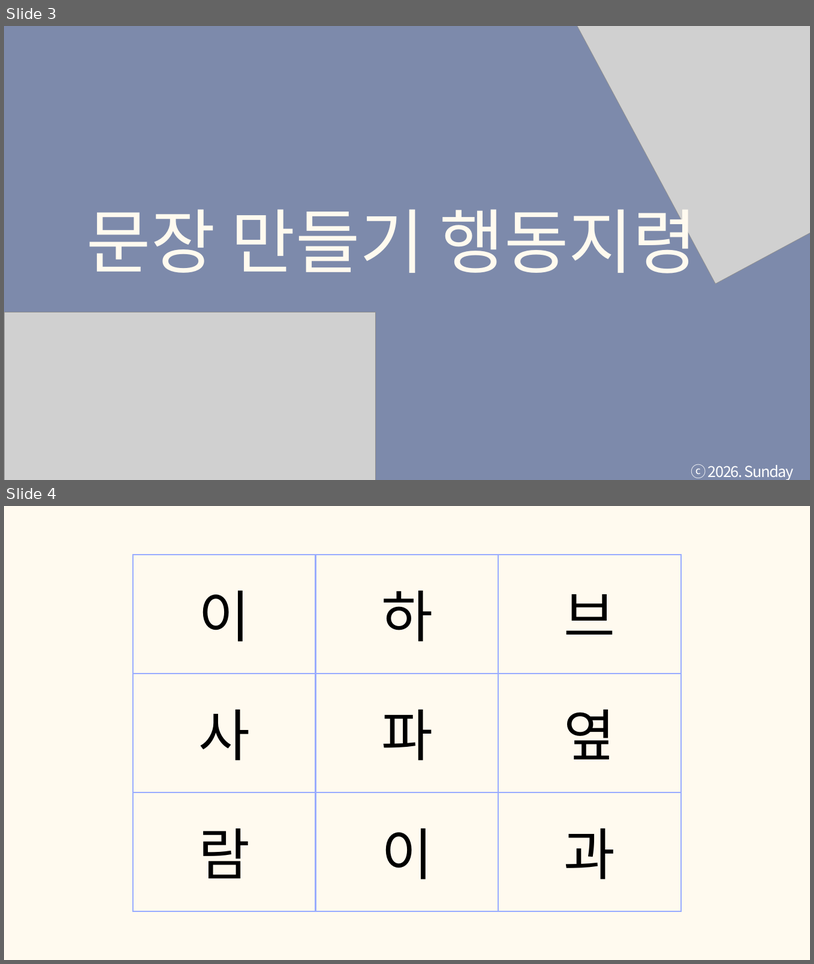
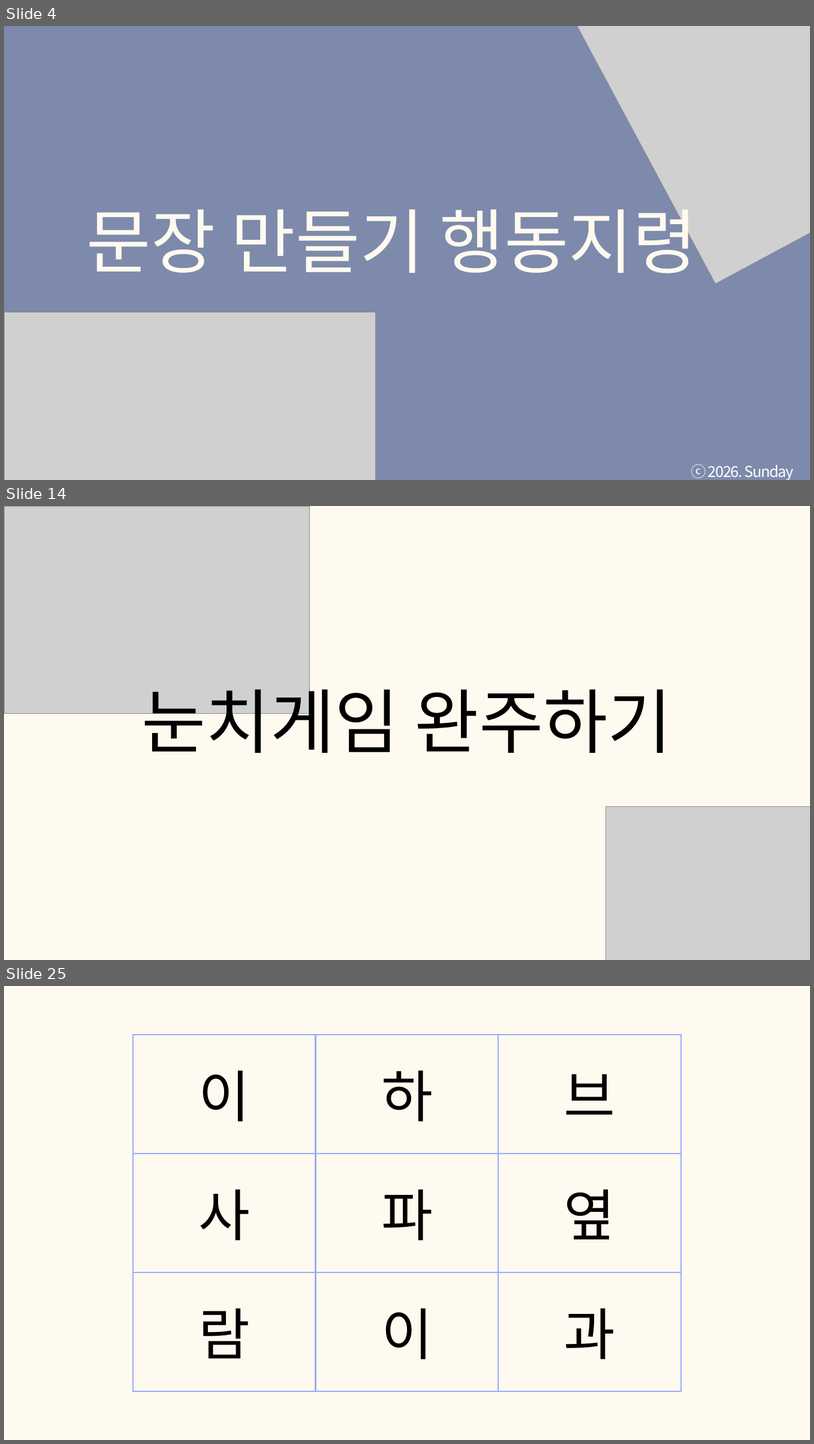
Before and after one commit to tkdgns25300/sunday_play, a slide deck: public/downloads/games/action-command/rules.pptx. Shown one above the other, each under a label of ours: slides 3 and 4 before the commit, slides 4, 14 and 25 after it; the slides between them are not shown. The pictures are 814x964 and 814x1444 pixels, drawn with LibreOffice and Linux fonts; fonts in the diff are those of the drawing; grey boxes stand for pictures. Boxes give left, top, right and bottom in pixels: in the first picture for what was removed or moved away, otherwise in the second. Text is boxed around its words. In the diff, an @@ line names an element or a change of style, - is before the commit and + after.

```diff
--- a/public/downloads/games/action-command/rules.pptx
+++ b/public/downloads/games/action-command/rules.pptx
@@ slide 14 added at box(4, 506, 810, 960), background #FFFAEF @@
@@ picture added at box(4, 506, 309, 713) @@
@@ text added at box(141, 676, 672, 753), 125 pt, text #000000 @@
+눈치게임 완주하기
@@ picture added at box(606, 807, 810, 960) @@
@@ what was slide 3 is now slide 4 @@
@@ what was slide 4 is now slide 25 @@
```
Also in this commit, not shown: 1 slide changed, 20 other slides added, 2 other files.
